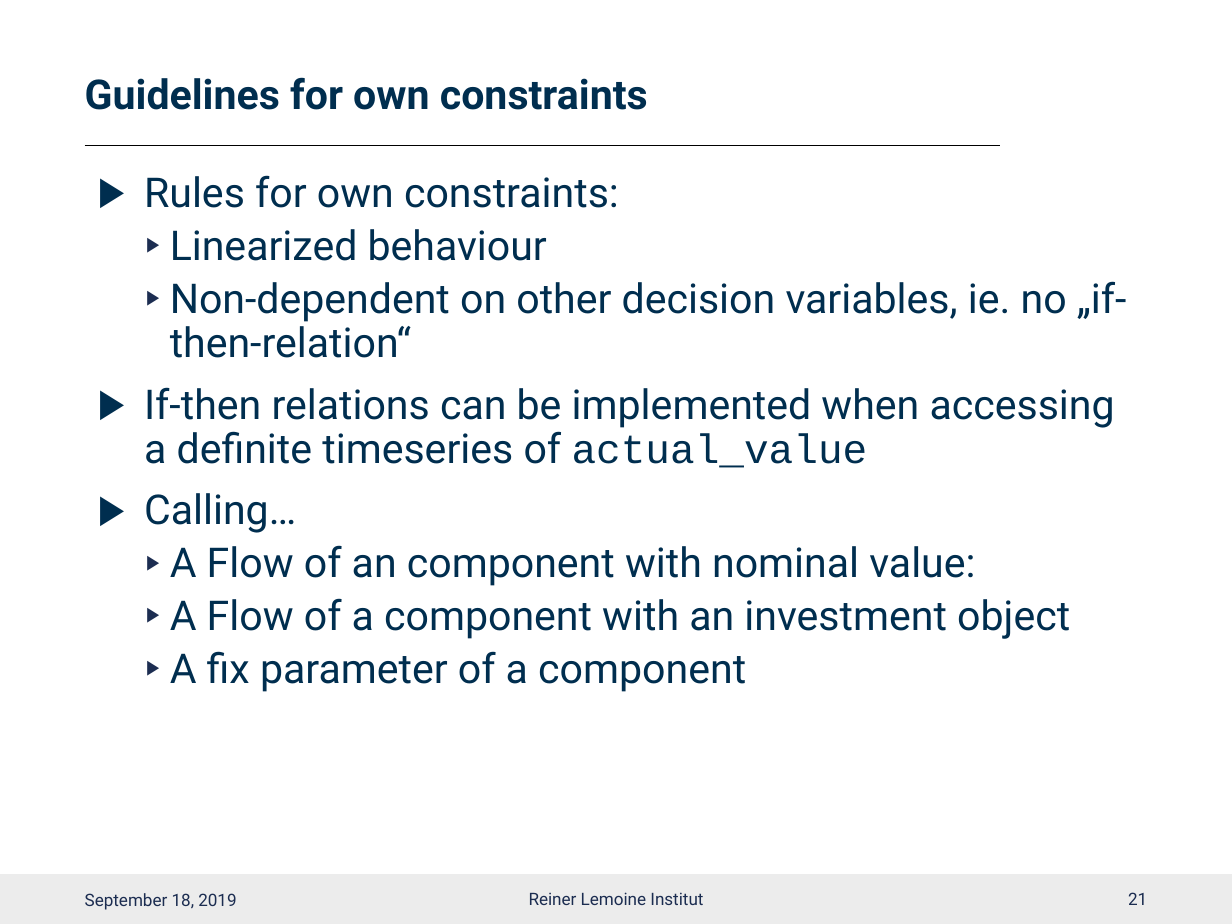
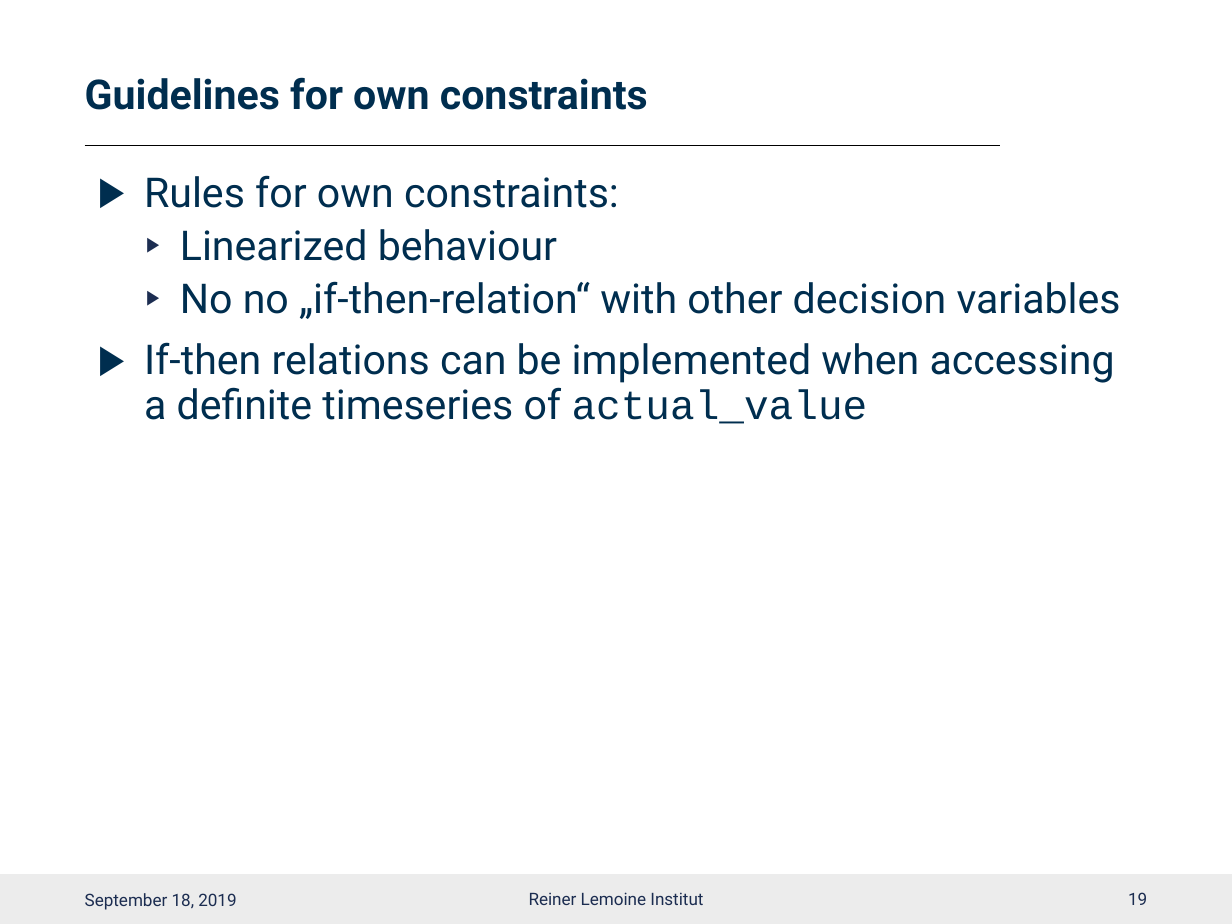
Before and after one commit to smartie2076/oemof_workshop, a slide deck: slide 20 of Oemof_Workshop_07_Constraints.pptx (slide 22 before the commit). Drawn at 1232x924 pixels with LibreOffice and Linux fonts; fonts in the diff are those of the drawing; background and template pictures are left out. Boxes give left, top, right and bottom in pixels: in the first picture for what was removed or moved away, otherwise in the second. Text is boxed around its words. In the diff, an @@ line names an element or a change of style, - is before the commit and + after.

```diff
--- a/Oemof_Workshop_07_Constraints.pptx
+++ b/Oemof_Workshop_07_Constraints.pptx
@@ text at (180, 281, 1121, 319): text changed @@
-  ▶ Non-dependent on other decision variables, ie. no „if-then-relation“
+  ▶ No no „if-then-relation“ with other decision variables
@@ text at (144, 493, 1070, 692): paragraphs removed @@
-▶ Calling…
-  ▶ A Flow of an component with nominal value:
-  ▶ A Flow of a component with an investment object
-  ▶ A fix parameter of a component
@@ page number at (1128, 892, 1147, 905): text changed @@
-21
+19
```
Also in this commit, not shown: 11 other slides changed, 2 slides removed, 1 other file.
